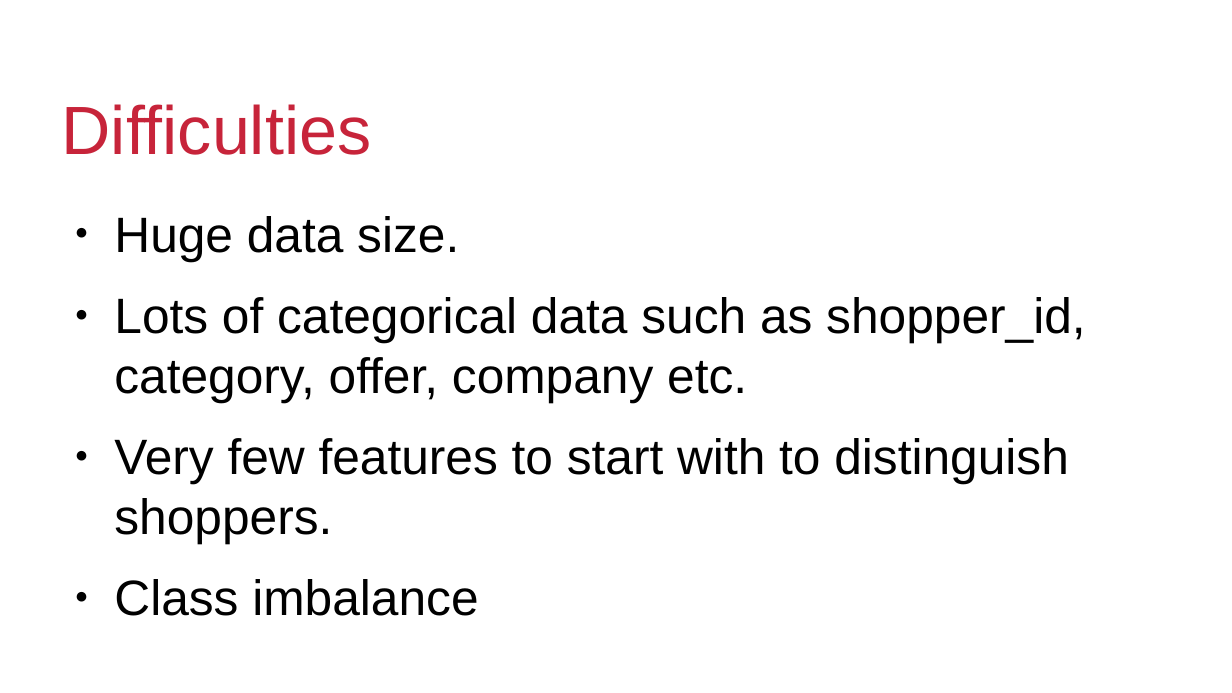
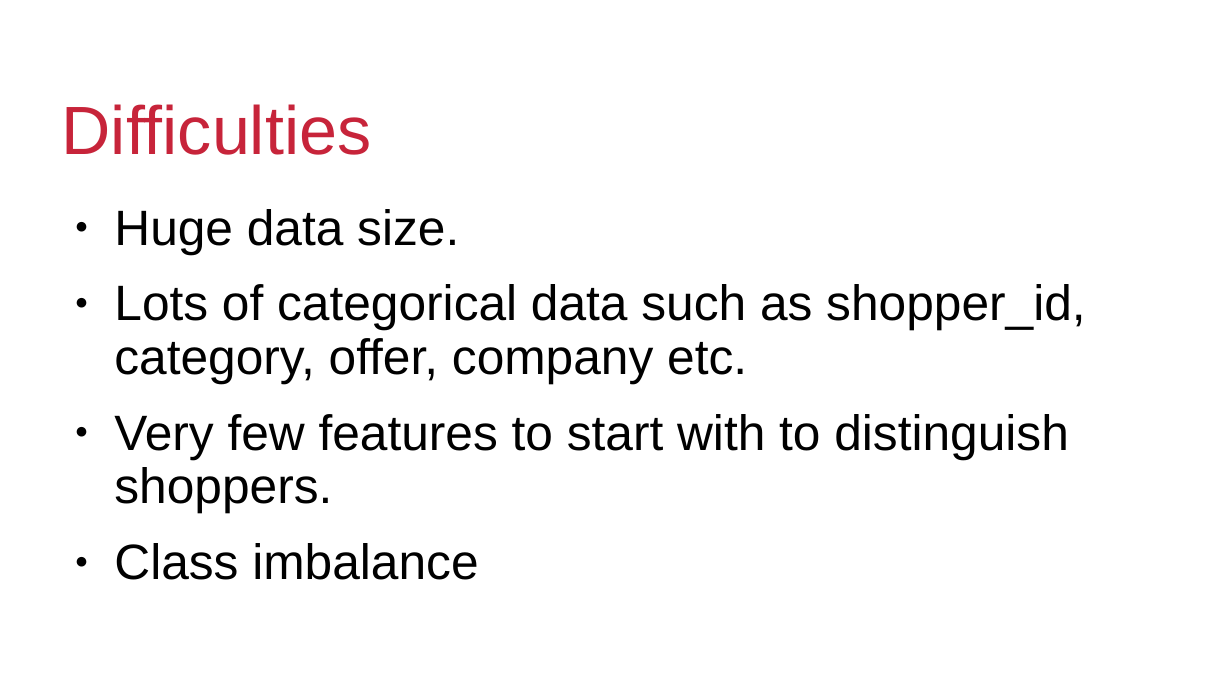
Before and after one commit to kalyanb29/Customer, a slide deck: slide 9 of Analytics.pptx. Drawn at 1232x693 pixels with LibreOffice and Linux fonts; fonts in the diff are those of the drawing; background and template pictures are left out. Boxes give left, top, right and bottom in pixels: in the first picture for what was removed or moved away, otherwise in the second. Text is boxed around its words. In the diff, an @@ line names an element or a change of style, - is before the commit and + after.

```diff
--- a/Analytics.pptx
+++ b/Analytics.pptx
@@ text "Huge data size." at (114,209,1085,580): line spacing 1 to 0.9 @@
```
Also in this commit, not shown: 8 other slides changed, 1 slide added.
